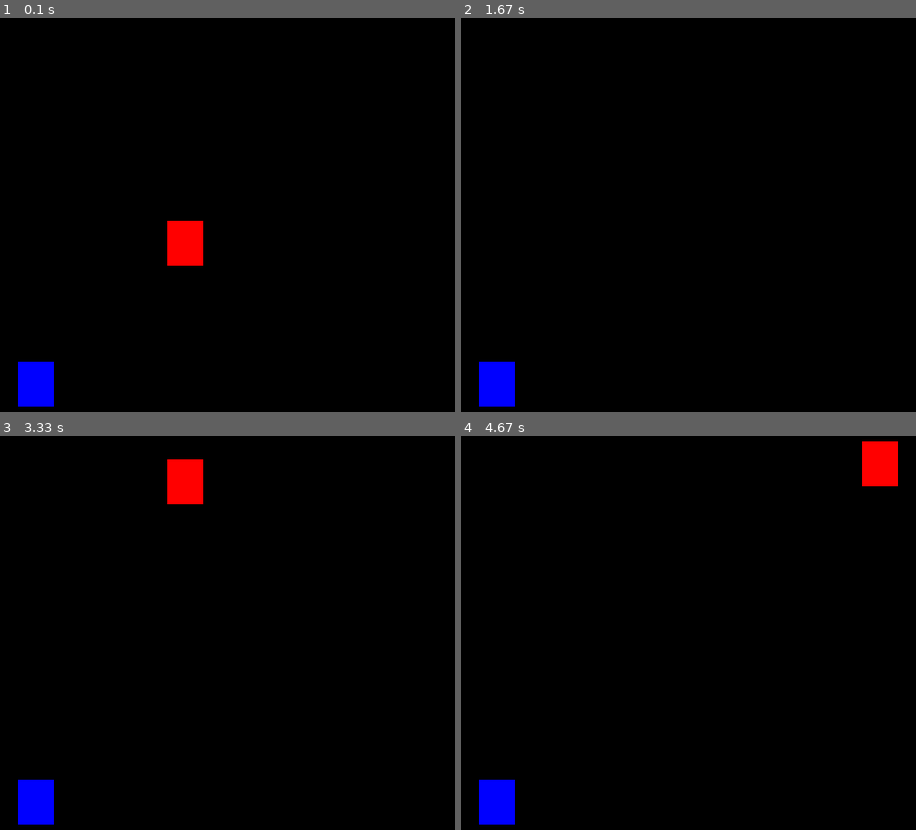
Above: before the commit, frames 1-4 (two rows, left to right).
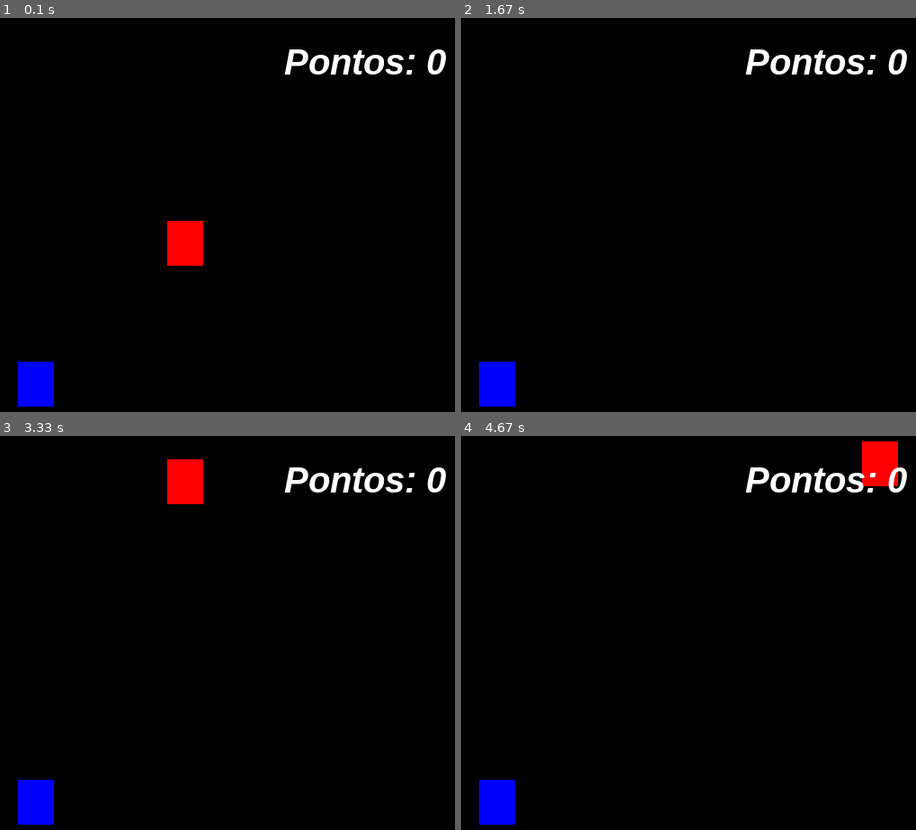
Above: after the commit, the same moments.

Repository: Jonathann8/Codeborne--Python-Games
Game: pygame game, started from GameTest(PYGAME)/PlacardojogoV2/Game test (Gerando Textos).py
Same seed, same stepped clock (60 frames per second), same inputs: the game is played once before the commit and once after it.
Inputs:
- Up to frame 1 (0.1 s): no input
- Up to frame 2 (1.67 s): hold D 0.33-0.8 s; hold W 0.83-1.13 s; hold D 1.17-1.63 s
- Up to frame 3 (3.33 s): hold A 1.67-2.2 s; hold S 2.23-2.53 s; hold A 2.57-2.97 s; hold W from 3 s (still down)
- Up to frame 4 (4.67 s): release W at 3.37 s; hold D 3.4-4.03 s; hold A from 4.47 s (still down)

The runs differ from the first frame. In frame 1, 1.0% of the frame differs, in the area x 62-99%, y 7-15%; in frame 2, 1.0%; in frame 3, 1.0%; in frame 4, 1.0%.

Commit message:
Update Game test (Gerando Textos).py

Diff:
--- a/GameTest(PYGAME)/PlacardojogoV2/Game test (Gerando Textos).py
+++ b/GameTest(PYGAME)/PlacardojogoV2/Game test (Gerando Textos).py
@@ -14,6 +14,11 @@
 x_azul = randint(40, 600) #Representando a posição do retangulo azul:
 y_azul = randint(50, 430) #Dentro da função Randint, ocorre um intervalo de números, de escolha aleatória
 
+
+pontos = 0 #Variavél pontos
+fonte = pygame.font.SysFont('arial', 40, True, True) #Inserindo Texto
+
+
 tela = pygame.display.set_mode((largura, altura)) #Criando o objeto tela, e definindo largura x altura
 pygame.display.set_caption('Primeiro game')
 relogio = pygame.time.Clock()
@@ -21,6 +26,8 @@
 while True: #Criando o loop infinito.
     relogio.tick(30) #Controla o framerate
     tela.fill((0,0,0))
+    mensagem = f'Pontos: {pontos}' #Mensagem que vai aparecer na fonte
+    texto_formatado = fonte.render(mensagem, True, (255,255,255))
     for event in pygame.event.get():    #A cada interação do looping principal, checar qual evento ocorreu. (exemplo o looling tem que indentificar qual tecla apertou.)
         if event.type == QUIT: #Função para fehcar a janela do jogo.
             pygame.quit()
@@ -57,5 +64,6 @@
     if ret_vermelho.colliderect(ret_azul): #Criando uma condição de colisão
         x_azul = randint(40, 600) # Toda vez que o retângulo vermelho, colidir com o retângulo azul, a variavél x e y azul, vão assumir diferentes valores, o pisição do retângulo azul, vai mudar toda vez que isso acontecer.
         y_azul = randint(50, 430)
-
+        pontos = pontos +1 #Toda vez que houver uma colisão a variavél pontos vai receber +1
+    tela.blit(texto_formatado, (450, 40)) #Posição do texto em tela
     pygame.display.update() #A cada interação do looping principal do jogo, ela atualiza a tela do jogo
